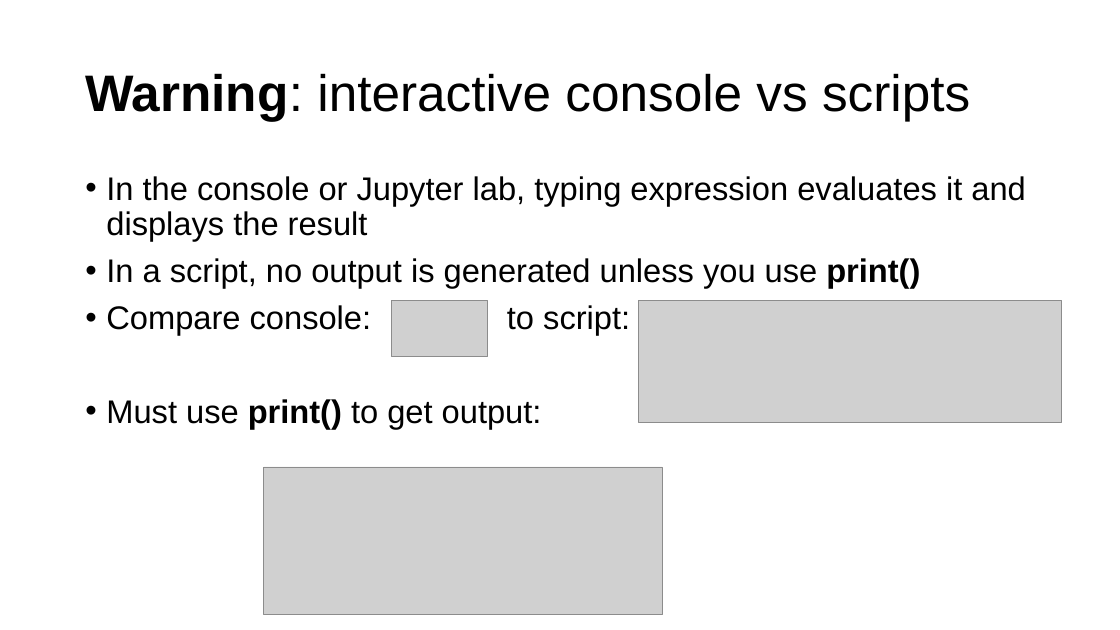
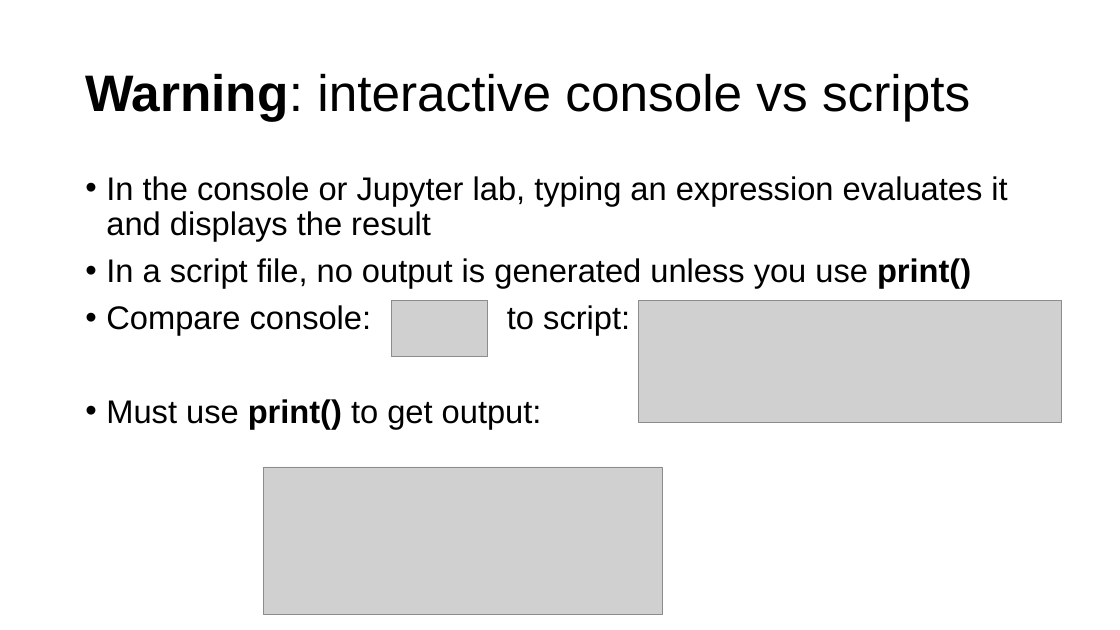
Before and after one commit to parrt/msds501, a slide deck: slide 21 of slides/terminal.pptx. Drawn at 1120x630 pixels with LibreOffice and Linux fonts; fonts in the diff are those of the drawing; grey boxes stand for pictures; background and template pictures are left out. Boxes give left, top, right and bottom in pixels: in the first picture for what was removed or moved away, otherwise in the second. Text is boxed around its words. In the diff, an @@ line names an element or a change of style, - is before the commit and + after.

```diff
--- a/slides/terminal.pptx
+++ b/slides/terminal.pptx
@@ text at bbox=[106, 176, 1007, 288]: text changed @@
-• In the console or Jupyter lab, typing expression evaluates it and displays the result
-• In a script, no output is generated unless you use print()
+• In the console or Jupyter lab, typing an expression evaluates it and displays the result
+• In a script file, no output is generated unless you use print()
```
Also in this commit, not shown: 9 other slides changed.
